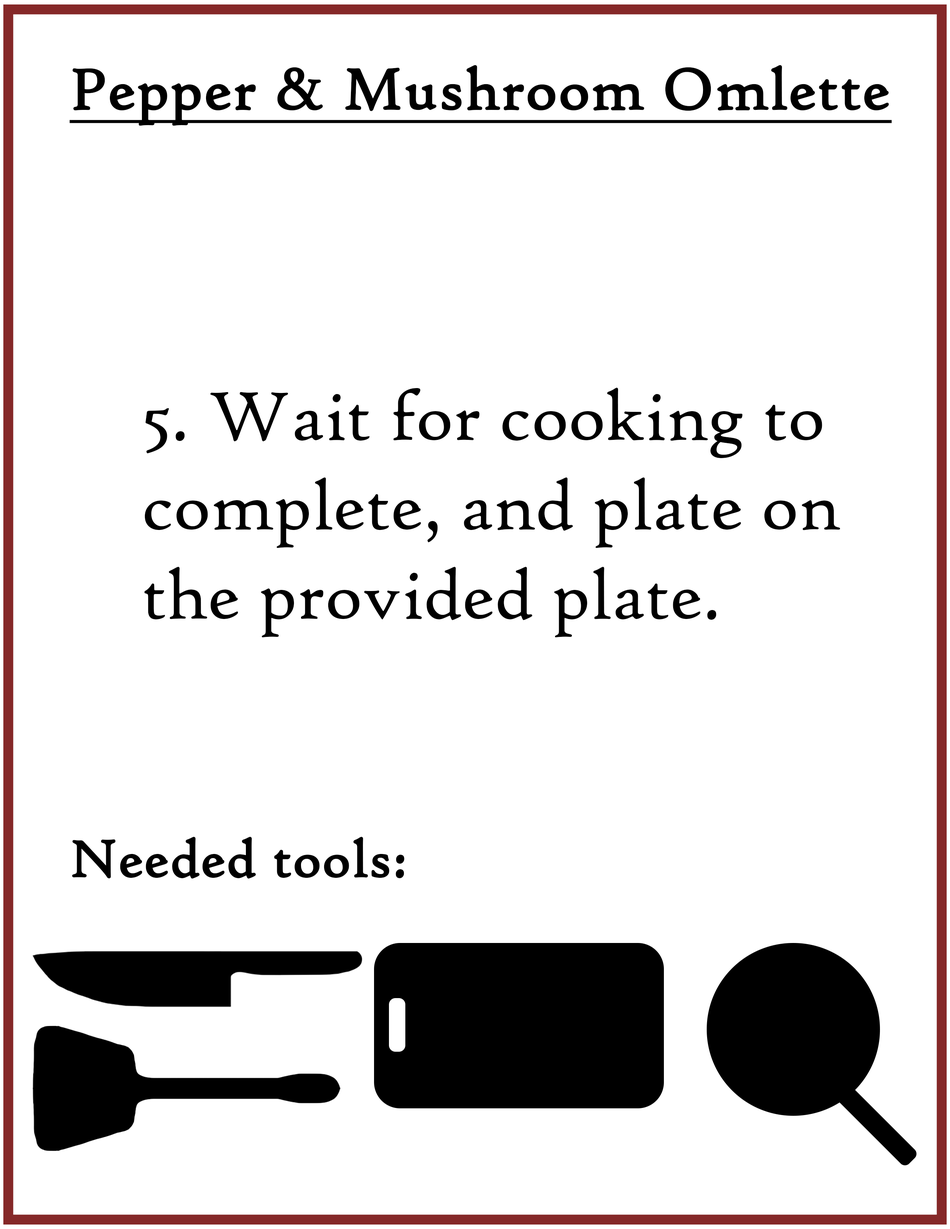
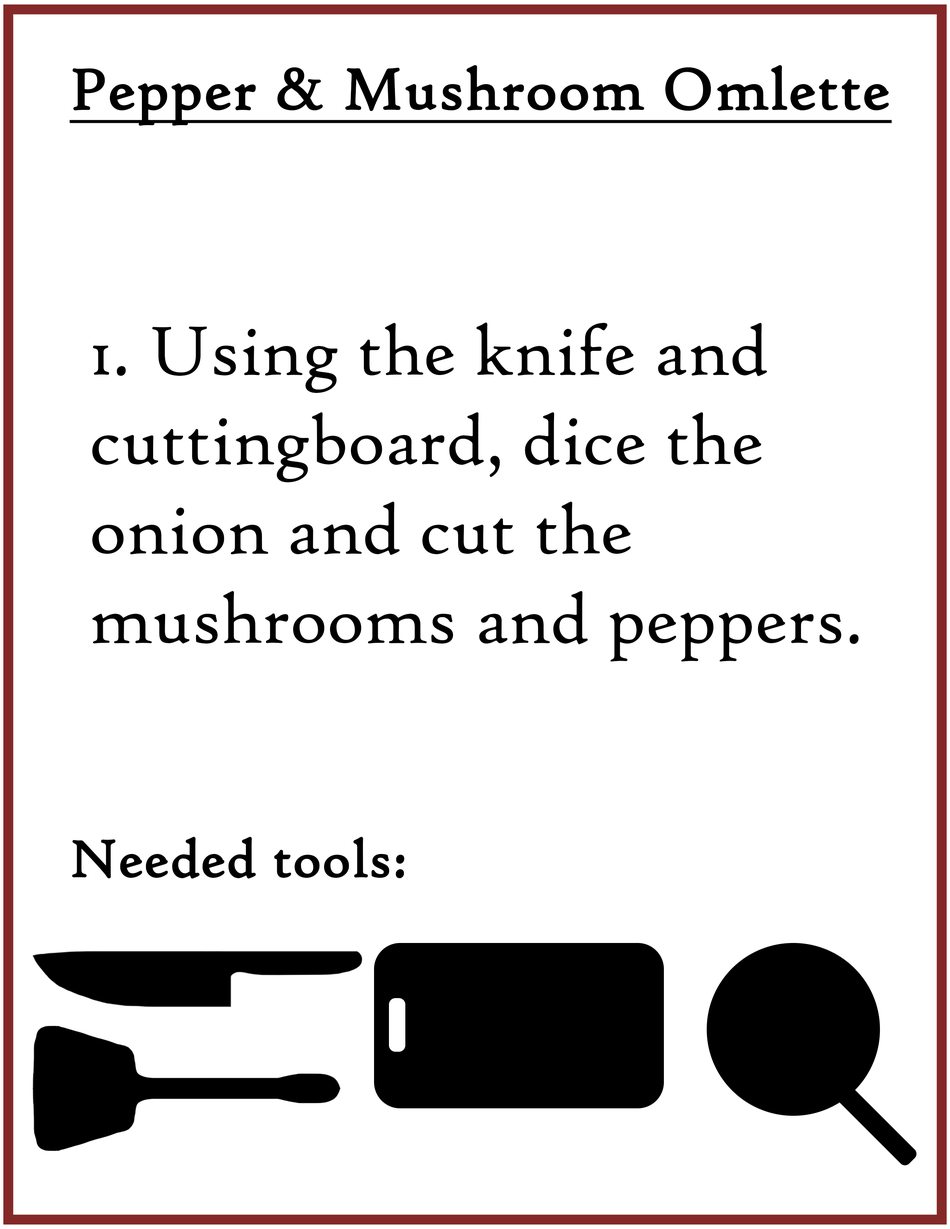
Layered file, before and after one edit (950x1229). Changes by layer:
hid "5. Wait for cooking to complete, and plate on the provided plat" over left=144, top=387, right=841, bottom=638
renamed "1. Using the Knife and Cuttingboard, dice the onion and cut the" to "1. Using the knife and cuttingboard, dice the onion and cut the", showed it, painted on it over left=92, top=322, right=859, bottom=662
